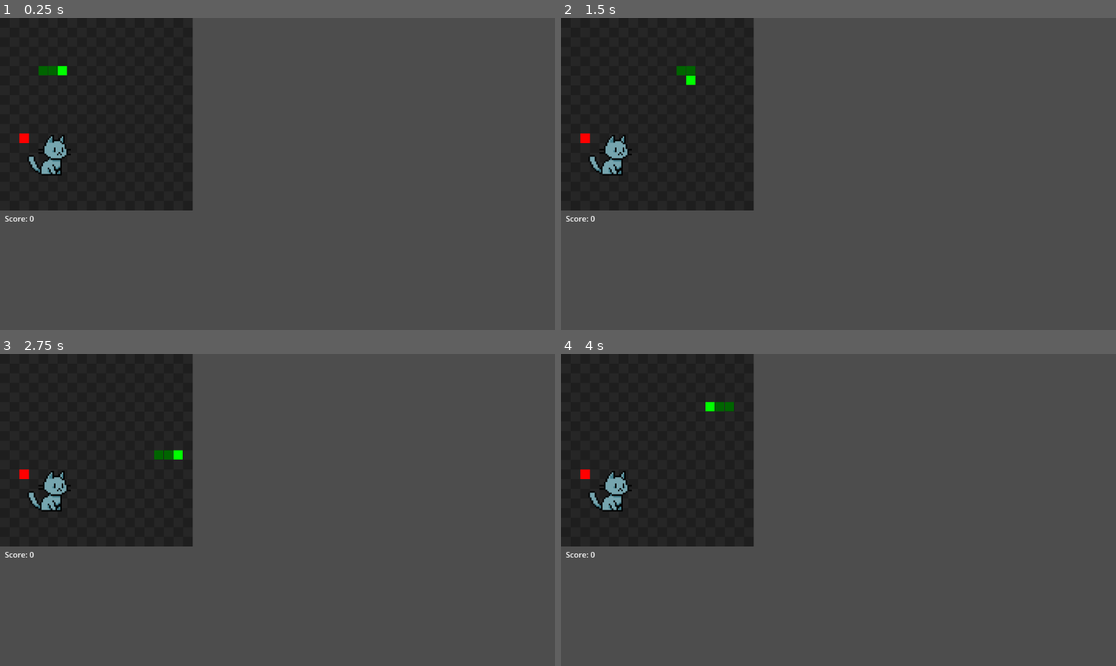
Above: before the commit, frames 1-4 (two rows, left to right).
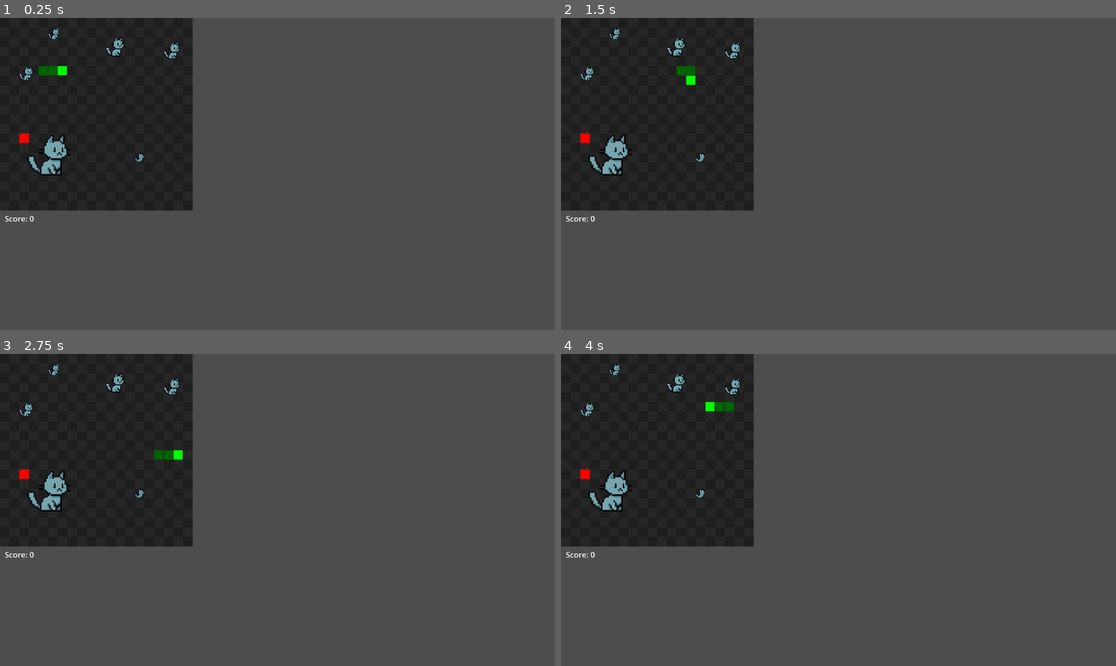
Above: after the commit, the same moments.

Repository: reyhantekme/reyhantekme.github.io
Game: Godot game, scene res://node_2d.tscn
Same seed, same stepped clock (60 frames per second), same inputs: the game is played once before the commit and once after it.
Inputs:
- Up to frame 1 (0.25 s): no input
- Up to frame 2 (1.5 s): hold Right (ui_right) 0.53-1.28 s; hold R 0.53-1.28 s; hold Down (ui_down) from 1.28 s (still down); tap R at 1.35 s
- Up to frame 3 (2.75 s): release Down (ui_down) at 2.03 s; hold Right (ui_right) from 2.03 s (still down); hold R from 2.03 s (still down)
- Up to frame 4 (4 s): release Right (ui_right) at 2.78 s; release R at 2.78 s; hold Up (ui_up) 2.78-3.53 s; tap R at 2.85 s; hold Left (ui_left) from 3.53 s (still down); hold R from 3.53 s (still down)

The runs differ from the first frame. In frame 1, 0.3% of the frame differs, in the area x 3-33%, y 3-47%; in frame 2, 0.3%; in frame 3, 0.3%; in frame 4, 0.3%.

Commit message:
Update .gitignore, add special cat nodes to scene, and adjust game configuration

Diff:
--- a/node_2d.tscn
+++ b/node_2d.tscn
@@ -37,3 +37,43 @@
 offset_bottom = 327.0
 texture = ExtResource("2_cat")
 expand_mode = 1
+
+[node name="SpecialCat1" type="TextureRect" parent="."]
+offset_left = 220.0
+offset_top = 40.0
+offset_right = 260.0
+offset_bottom = 80.0
+texture = ExtResource("2_cat")
+expand_mode = 1
+
+[node name="SpecialCat2" type="TextureRect" parent="."]
+offset_left = 40.0
+offset_top = 100.0
+offset_right = 70.0
+offset_bottom = 130.0
+texture = ExtResource("2_cat")
+expand_mode = 1
+
+[node name="SpecialCat3" type="TextureRect" parent="."]
+offset_left = 280.0
+offset_top = 280.0
+offset_right = 300.0
+offset_bottom = 300.0
+texture = ExtResource("2_cat")
+expand_mode = 1
+
+[node name="SpecialCat4" type="TextureRect" parent="."]
+offset_left = 100.0
+offset_top = 20.0
+offset_right = 125.0
+offset_bottom = 45.0
+texture = ExtResource("2_cat")
+expand_mode = 1
+
+[node name="SpecialCat5" type="TextureRect" parent="."]
+offset_left = 340.0
+offset_top = 50.0
+offset_right = 375.0
+offset_bottom = 85.0
+texture = ExtResource("2_cat")
+expand_mode = 1
--- a/snake.gd
+++ b/snake.gd
@@ -21,6 +21,7 @@
 var move_timer: Timer
 var score_label: Label
 var golden_apple_node: TextureRect
+var special_cats: Array = []
 
 func _ready():
 	if not Engine.is_editor_hint():
@@ -45,7 +46,13 @@
 			if child.name == "Background":
 				child.queue_free()
 
+	# Find all special cats (GoldenApple + the 5 new ones)
+	special_cats = []
 	golden_apple_node = get_node_or_null("GoldenApple")
+	if golden_apple_node: special_cats.append(golden_apple_node)
+	for i in range(1, 6):
+		var cat = get_node_or_null("SpecialCat" + str(i))
+		if cat: special_cats.append(cat)
 
 	for y in range(GRID_SIZE):
 		for x in range(GRID_SIZE):
@@ -123,9 +130,11 @@
 	var ate_food = (new_head == Vector2(food.position / TILE_SIZE))
 	var ate_golden = false
 
-	if golden_apple_node and golden_apple_node.visible:
-		if golden_apple_node.get_rect().intersects(head_rect):
+	for cat in special_cats:
+		if cat.visible and cat.get_rect().intersects(head_rect):
 			ate_golden = true
+			cat.visible = false
+			break
 
 	# Check Food Collision
 	if ate_food:
@@ -137,7 +146,6 @@
 	elif ate_golden:
 		score += 5
 		score_label.text = "Score: " + str(score)
-		golden_apple_node.visible = false
 		growth_pending += 4 # This move adds 1, plus 4 more pending = 5 total
 		move_timer.wait_time = max(0.05, move_timer.wait_time - 0.01)
 	else:
Not shown, changed: .gitignore
Not shown, changed: web/cat-game.html
Not shown, changed: web/cat-game.pck
